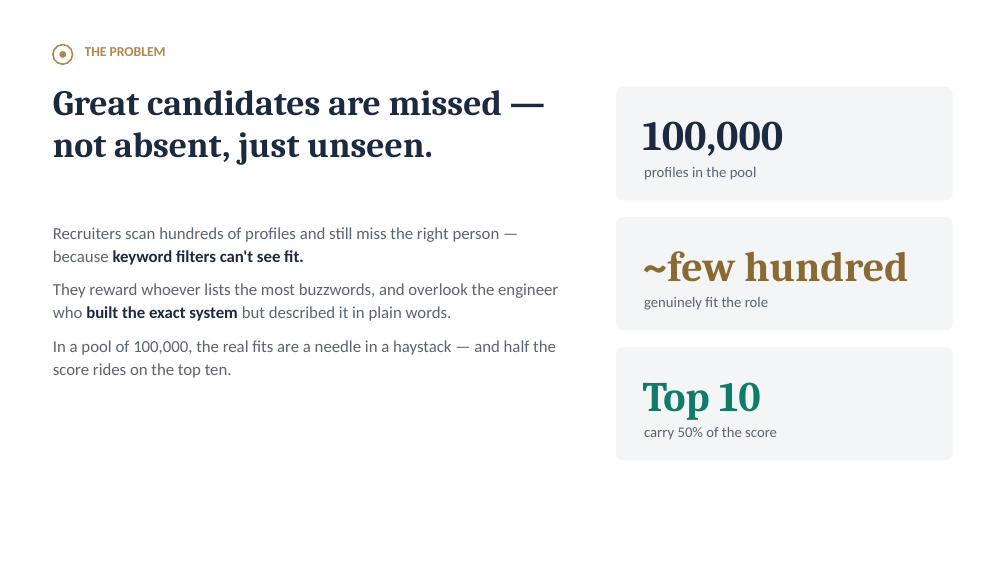
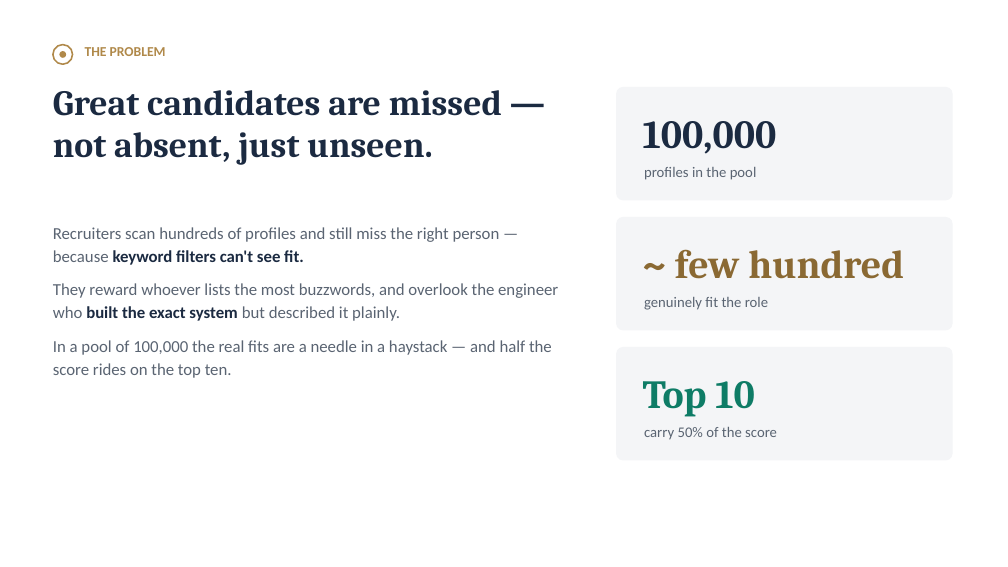
Before and after one commit to TheClazer/parakh, a slide deck: slide 2 of deck/parakh_deck.pptx. Drawn at 1008x567 pixels with LibreOffice and Linux fonts; fonts in the diff are those of the drawing. Boxes give left, top, right and bottom in pixels: in the first picture for what was removed or moved away, otherwise in the second. Text is boxed around its words. In the diff, an @@ line names an element or a change of style, - is before the commit and + after.

```diff
--- a/deck/parakh_deck.pptx
+++ b/deck/parakh_deck.pptx
@@ text "100,000" at (643, 121, 777, 154): size 40 to 38 pt @@
@@ text at (675, 249, 904, 279): text changed; size 40 to 38 pt @@
-~few hundred
+~ few hundred
@@ text at (53, 283, 558, 378): text changed @@
-They reward whoever lists the most buzzwords, and overlook the engineer who built the exact system but described it in plain words.
-In a pool of 100,000, the real fits are a needle in a haystack — and half the score rides on the top ten.
+They reward whoever lists the most buzzwords, and overlook the engineer who built the exact system but described it plainly.
+In a pool of 100,000 the real fits are a needle in a haystack — and half the score rides on the top ten.
@@ text "Top 10" at (643, 381, 755, 417): size 40 to 38 pt @@
```
Also in this commit, not shown: 8 other slides changed, 7 slides added, 2 slides removed, 4 other files.
